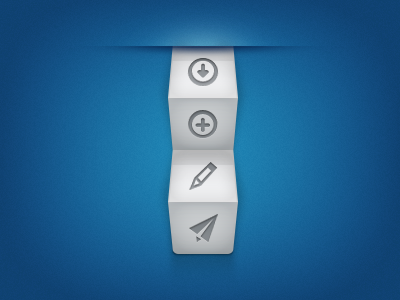
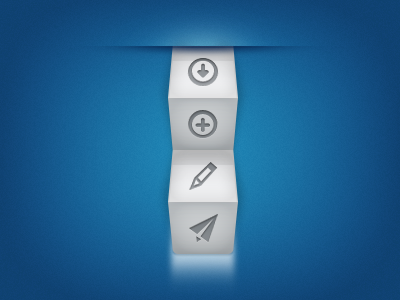
Layered file, before and after one edit (400x300). Changes by layer:
"Rectangle 1": opacity 25% → 100% over <box>165,203,240,291</box>
